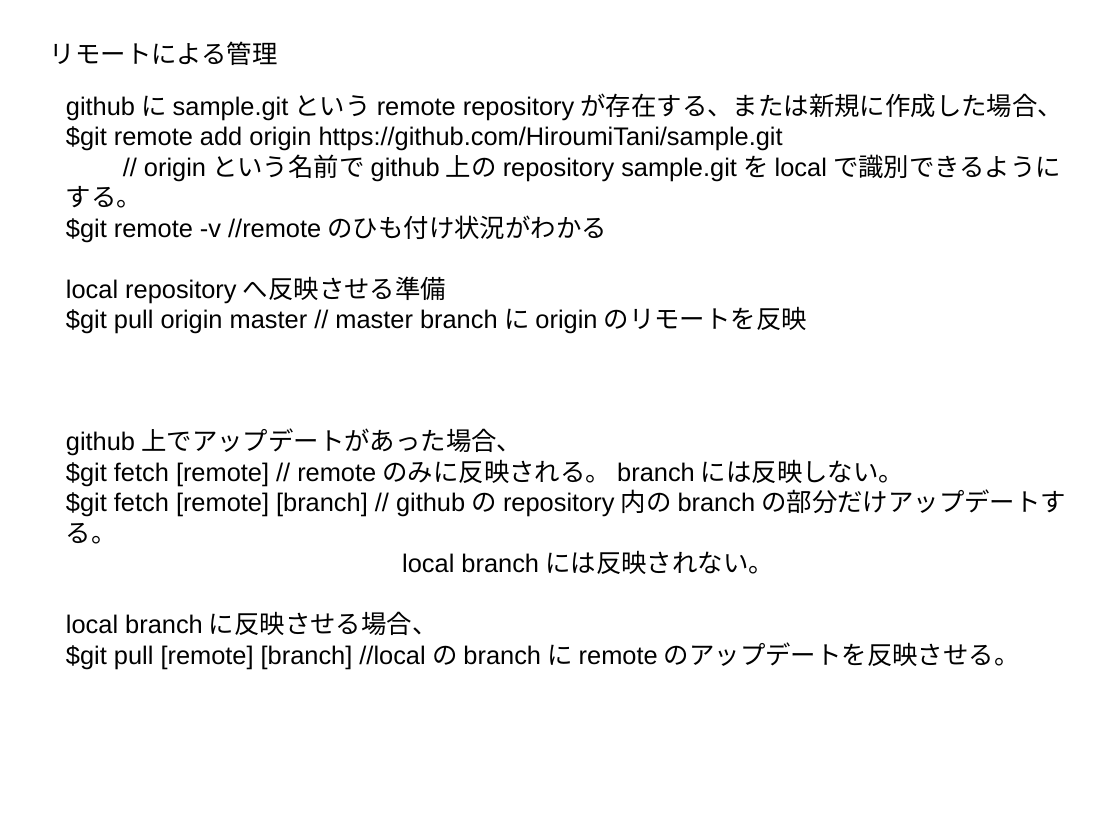
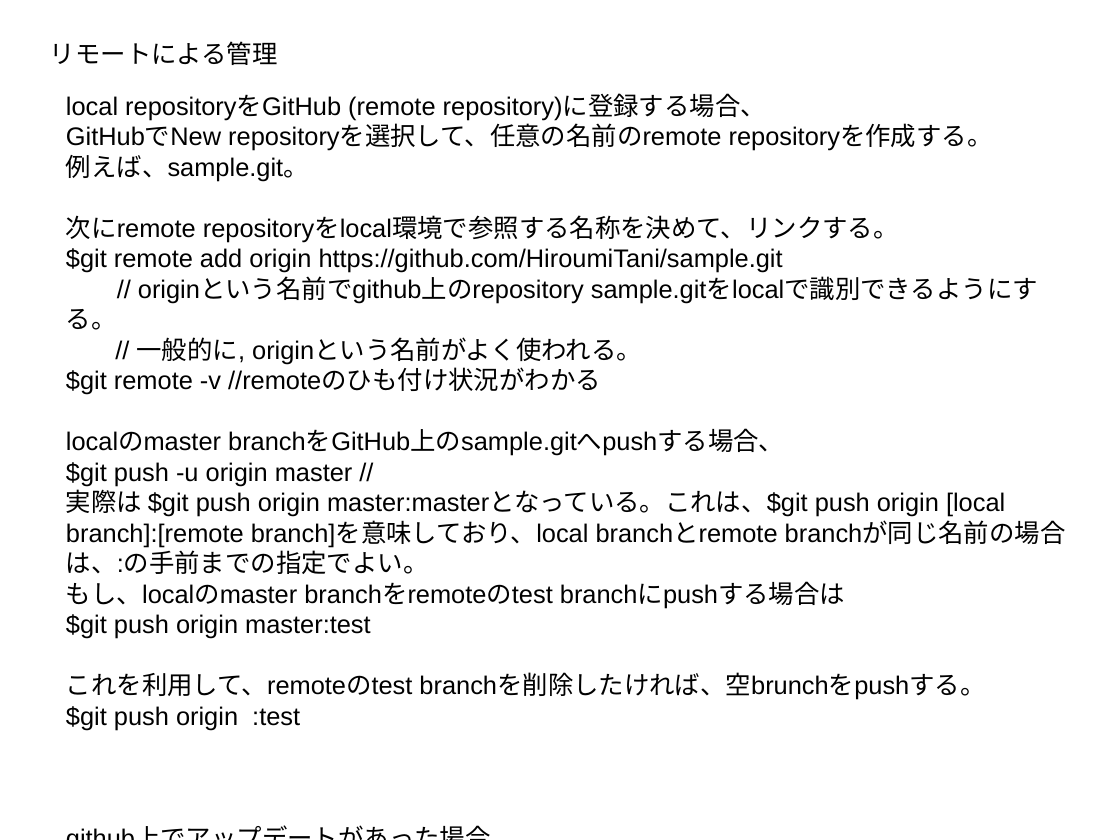
Before and after one commit to HiroumiTani/sample, a slide deck: slide 5 of how-to-git.odp. Drawn at 1120x840 pixels with LibreOffice and Linux fonts; fonts in the diff are those of the drawing. Boxes give left, top, right and bottom in pixels: in the first picture for what was removed or moved away, otherwise in the second. Text is boxed around its words. In the diff, an @@ line names an element or a change of style, - is before the commit and + after.

Commit message:
updated odp

```diff
--- a/how-to-git.odp
+++ b/how-to-git.odp
@@ text at <box>66,94,993,242</box>: text changed @@
-githubにsample.gitというremote repositoryが存在する、または新規に作成した場合、
+local repositoryをGitHub (remote repository)に登録する場合、
+GitHubでNew repositoryを選択して、任意の名前のremote repositoryを作成する。
+例えば、sample.git。
+次にremote repositoryをlocal環境で参照する名称を決めて、リンクする。
@@ text at <box>137,337,642,364</box>: paragraph added @@
+// 一般的に, originという名前がよく使われる。
@@ text at <box>66,430,1005,730</box>: text changed @@
-local repositoryへ反映させる準備
-$git pull origin master // master branchにoriginのリモートを反映
+localのmaster branchをGitHub上のsample.gitへpushする場合、
+$git push -u origin master //
+実際は $git push origin master:masterとなっている。これは、$git push origin [local branch]:[remote branch]を意味しており、local branchとremote branchが同じ名前の場合は、:の手前までの指定でよい。
+もし、localのmaster branchをremoteのtest branchにpushする場合は
+$git push origin master:test
+これを利用して、remoteのtest branchを削除したければ、空brunchをpushする。
+$git push origin :test
```
